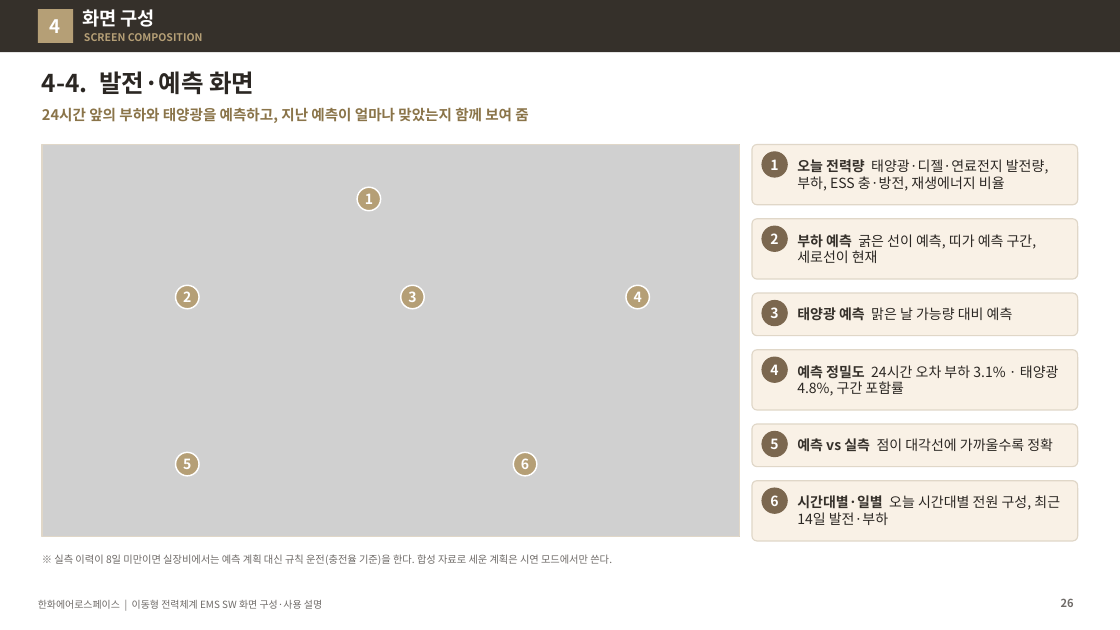
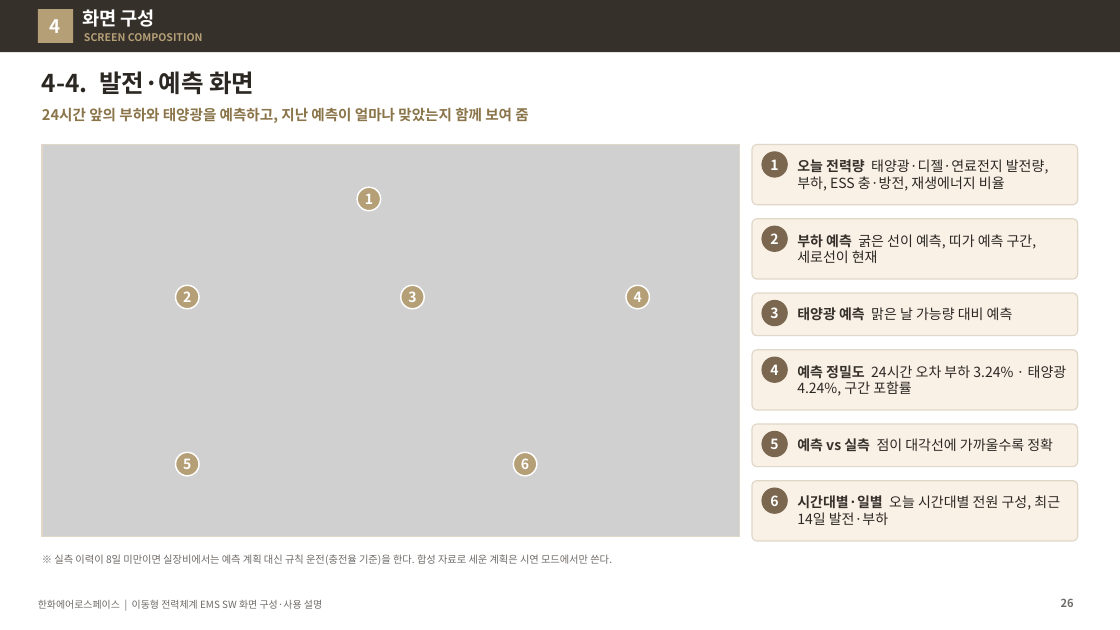
Before and after one commit to byunjd112-hue/headroom, a slide deck: slide 26 of mobile_ems/docs/out/IFPS_EMS_SW_화면구성_사용설명_보고자료_Rev67.pptx. Drawn at 1120x630 pixels with LibreOffice and Linux fonts; fonts in the diff are those of the drawing; grey boxes stand for pictures. Boxes give left, top, right and bottom in pixels: in the first picture for what was removed or moved away, otherwise in the second. Text is boxed around its words. In the diff, an @@ line names an element or a change of style, - is before the commit and + after.

```diff
--- a/mobile_ems/docs/out/IFPS_EMS_SW_화면구성_사용설명_보고자료_Rev67.pptx
+++ b/mobile_ems/docs/out/IFPS_EMS_SW_화면구성_사용설명_보고자료_Rev67.pptx
@@ text at (x1=797, y1=365, x2=1067, y2=396): text changed @@
-예측 정밀도 24시간 오차 부하 3.1% · 태양광 4.8%, 구간 포함률
+예측 정밀도 24시간 오차 부하 3.24% · 태양광 4.24%, 구간 포함률
```
Also in this commit, not shown: 2 other slides changed, 22 other files.
